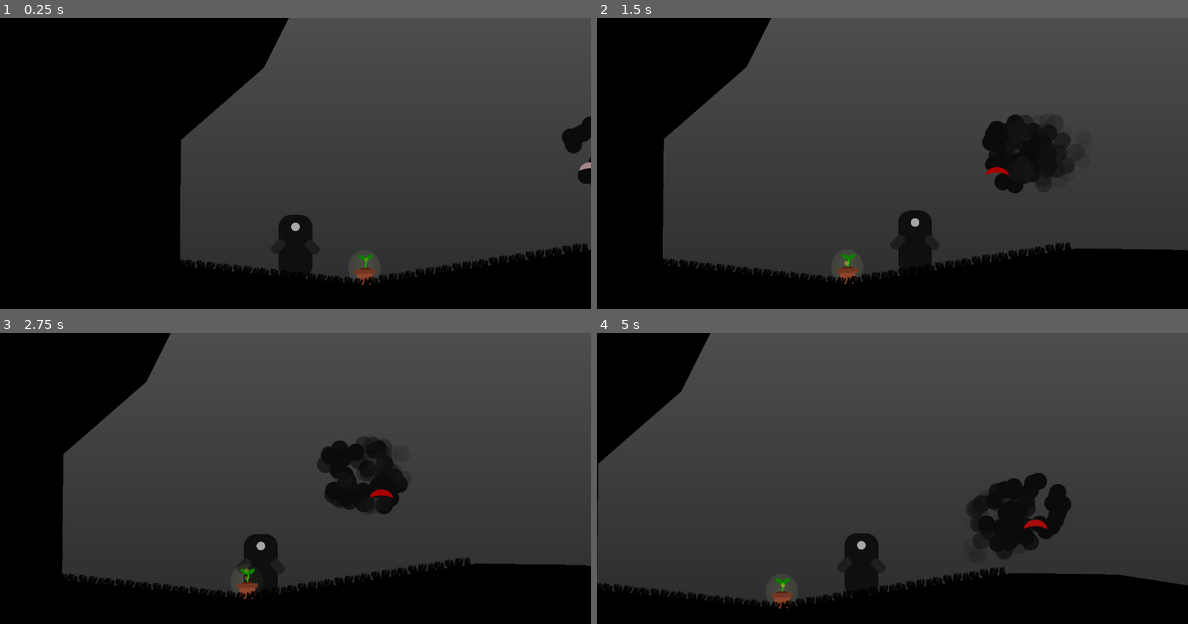
Above: before the commit, frames 1-4 (two rows, left to right).
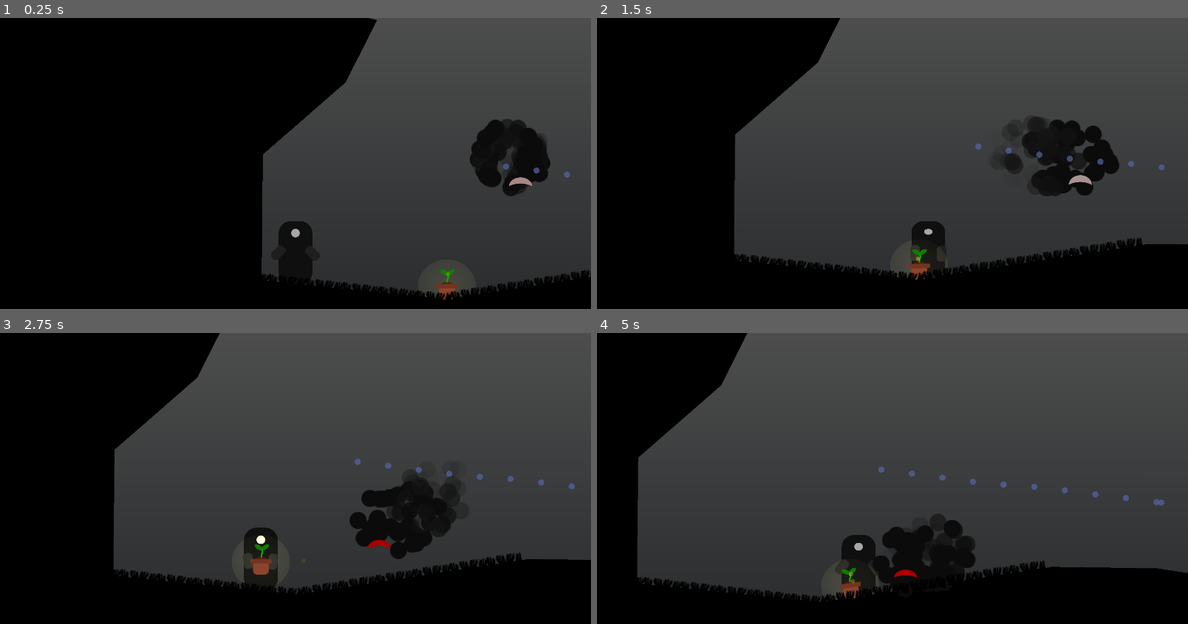
Above: after the commit, the same moments.

Repository: Cowa/A-drop-of-light
Game: Godot game, scene res://levels/LevelTest.tscn
The game is run twice, just before and just after one commit, with the same random seed, the same clock (stepped at 60 frames per second) and the same inputs.
Inputs:
- Up to frame 1 (0.25 s): no input
- Up to frame 2 (1.5 s): hold Right (ui_right) from 0.53 s (still down); tap Space (ui_select) at 0.77 s
- Up to frame 3 (2.75 s): tap Space (ui_select) at 1.52 s; release Right (ui_right) at 2.03 s; hold Left (ui_left) from 2.03 s (still down)
- Up to frame 4 (5 s): release Left (ui_left) at 2.78 s; hold Right (ui_right) 2.78-4.28 s; tap Space (ui_select) at 3.02, 3.77, 4.52 s; hold Left (ui_left) from 4.28 s (still down)

The runs differ from the first frame. In frame 1, 20% of the frame differs, in the area x 30-100%, y 0-97%; in frame 2, 16%; in frame 3, 15%; in frame 4, 14%.

Commit message:
Progress

Diff:
--- a/enemy/Shadow.gd
+++ b/enemy/Shadow.gd
@@ -8,6 +8,8 @@
 
 onready var StateMachine = $AnimationTree.get("parameters/playback")
 
+var player = null
+
 enum {
 	IDLE_STATE,
 	WANDERING_STATE
@@ -17,8 +19,9 @@
 
 var direction = Vector2(0, 0)
 
-export (int) var move_speed = 200
+export (int) var move_speed = 250
 export (NodePath) var patrol_path
+
 var patrol_points
 var patrol_index = 0
 var velocity = Vector2.ZERO
@@ -49,27 +52,31 @@
 
 
 func _physics_process(dt):
-	if !patrol_path:
-		return
-	var target = patrol_points[patrol_index]
-	if position.distance_to(target) < 10:
-		patrol_index = wrapi(patrol_index + 1, 0, patrol_points.size())
-		target = patrol_points[patrol_index]
-	velocity = (target - position).normalized() * move_speed
+	velocity = Vector2.ZERO
+
+	if player:
+		velocity = (player.position - position).normalized() * move_speed
+	else:
+		if !patrol_path: return
+		var target = patrol_points[patrol_index]
+		print(position.distance_to(target))
+		if position.distance_to(target) <= 25:
+			patrol_index = wrapi(patrol_index + 1, 0, patrol_points.size())
+			target = patrol_points[patrol_index]
+		velocity = (target - position).normalized() * (move_speed / 2)
+		velocity = move_and_slide(velocity)
+		update_raycast()
+
 	velocity = move_and_slide(velocity)
-	update_raycast()
 
 
 func _on_VisionArea_area_entered(area):
 	if area.is_in_group("player"):
 		StateMachine.travel("player_detected")
-		#$AnimationPlayer.play("player_detected")
-		print("player!")
-	pass # Replace with function body.
+		player = area.get_parent()
 
 
 func _on_VisionArea_area_exited(area):
 	if area.is_in_group("player"):
 		StateMachine.travel("idle")
-		#$AnimationPlayer.play_backwards("player_detected")
-	pass # Replace with function body.
+		player = null
--- a/enemy/Shadow.tscn
+++ b/enemy/Shadow.tscn
@@ -155,6 +155,8 @@
 
 [node name="Particles2D" type="Particles2D" parent="."]
 amount = 75
+preprocess = 1.0
+visibility_rect = Rect2( -1000, -1000, 2000, 2000 )
 local_coords = false
 process_material = SubResource( 4 )
 texture = ExtResource( 1 )
@@ -164,8 +166,8 @@
 
 [node name="Mouth" type="Sprite" parent="."]
 modulate = Color( 1, 0.8, 0.8, 1 )
-position = Vector2( 0, 53.9999 )
-scale = Vector2( 1, 0.879997 )
+position = Vector2( 0, 50.3389 )
+scale = Vector2( 1, 0.806777 )
 texture = ExtResource( 2 )
 
 [node name="TestPath" type="Path2D" parent="."]
--- a/levels/LevelTest.tscn
+++ b/levels/LevelTest.tscn
@@ -16,8 +16,9 @@
 shader_param/amount = 0.02
 
 [sub_resource type="Curve2D" id=2]
+bake_interval = 100.0
 _data = {
-"points": PoolVector2Array( 0, 0, 0, 0, 898, 575, 0, 0, 0, 0, 1096, 593, 0, 0, 0, 0, 1236, 722, 0, 0, 0, 0, 1421, 633, 0, 0, 0, 0, 1320, 750, 0, 0, 0, 0, 1034, 729, 0, 0, 0, 0, 894, 704 )
+"points": PoolVector2Array( 0, 0, 0, 0, 758, 548, 0, 0, 0, 0, 1096, 593, 0, 0, 0, 0, 1279, 606, 0, 0, 0, 0, 1667, 656 )
 }
 
 [node name="LevelTest" type="Node"]
@@ -66,13 +67,13 @@
 }
 
 [node name="Player" parent="." instance=ExtResource( 1 )]
-position = Vector2( 340, 844 )
+position = Vector2( 74, 786 )
 
 [node name="Plant" parent="." instance=ExtResource( 2 )]
 position = Vector2( 566, 910 )
 
 [node name="Shadow" parent="." instance=ExtResource( 5 )]
-position = Vector2( 1350, 536 )
+position = Vector2( 766, 511 )
 patrol_path = NodePath("../Path2D")
 
 [node name="Details" type="Node" parent="."]
@@ -105,4 +106,4 @@
 
 [node name="PathFollow2D" type="PathFollow2D" parent="Path2D"]
 position = Vector2( 898, 575 )
-rotation = 0.0906838
+rotation = 0.0903192
--- a/levels/PatrolPath.gd
+++ b/levels/PatrolPath.gd
@@ -1,3 +1,4 @@
+tool
 extends Path2D
 
 onready var points = curve.get_baked_points()
@@ -9,4 +10,4 @@
 
 func _draw():
 	for p in points:
-		pass#draw_circle(p, 5, Color.white)
+		draw_circle(p, 10, Color.white)
--- a/plant/Plant.tscn
+++ b/plant/Plant.tscn
@@ -49,11 +49,11 @@
 
 [node name="Shape" type="CollisionShape2D" parent="PickupShape"]
 position = Vector2( 0, 2 )
-shape = SubResource( 2 )
+shape = SubResource( 3 )
 
 [node name="Light" type="Light2D" parent="."]
-position = Vector2( -1.5, -7.00002 )
-scale = Vector2( 0.4375, 0.475 )
+position = Vector2( -1.52588e-05, 7.99998 )
+scale = Vector2( 0.783333, 0.741667 )
 texture = ExtResource( 3 )
 color = Color( 0.670588, 0.647059, 0.376471, 1 )
 range_layer_min = -1
--- a/player/Player.tscn
+++ b/player/Player.tscn
@@ -294,6 +294,7 @@
 [node name="Camera" type="Camera2D" parent="."]
 offset = Vector2( 0, -200 )
 current = true
+process_mode = 0
 smoothing_enabled = true
 
 [node name="AnimationPlayer" type="AnimationPlayer" parent="."]
Not shown: 2 places in plant/Plant.tscn that only renumber resources
